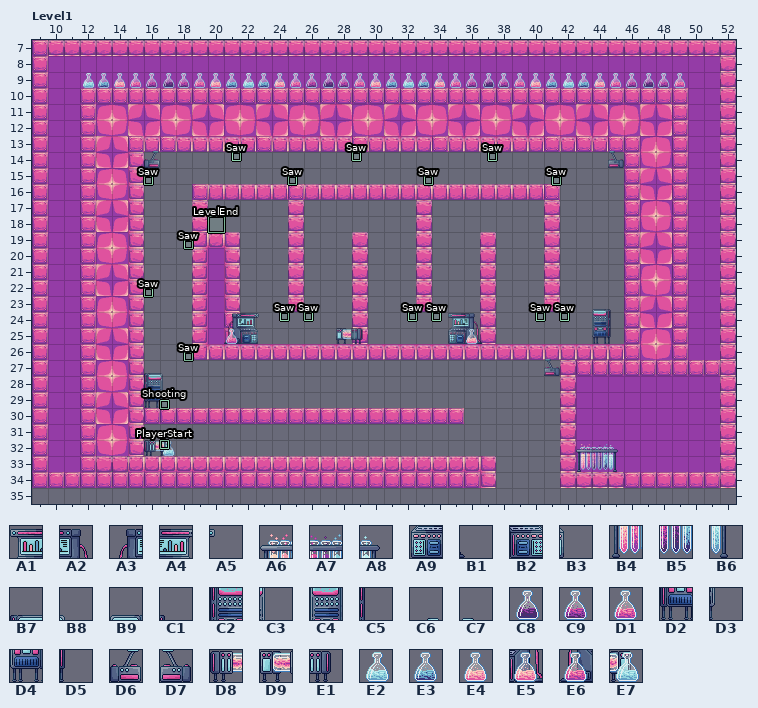
One commit to this LDtk project: Levels/World_4/Level_4-3.ldtk. That is the earlier state.
Cells are 32x32 px. Shown: Level1 x 9..52, y 7..35.
Key: from "Props": A1 0, A2 1, A3 3, A4 4, A5 5, A6 6, A7 7, A8 8, A9 16, B1 18, B2 20, B3 21, B4 22, B5 23, B6 24, B7 32, B8 33, B9 34, C1 35, C2 48, C3 49, C4 50, C5 51, C6 52, C7 53, C8 58, C9 59, D1 60, D2 64, D3 65, D4 66, D5 67, D6 68, D7 69, D8 70, D9 72, E1 73, E2 74, E3 75, E4 76, E5 17 under 76, E6 19 under 60, E7 71 under 74.
__ is an empty cell.
Objects are placed by their top-left corner, in cells (3,4 is the top-left corner of cell 3,4); size is 1x1 cell unless given.
Layers that did not change in this view are not listed.
Layer "Props" before, first column x 9:
 7 __ __ __ __ __ __ __ __ __ __ __ __ __ __ __ __ __ __ __ __ __ __ __ __ __ __ __ __ __ __ __ __ __ __ __ __ __ __ __ __ __ __ __ __
 8 __ __ __ __ __ __ __ __ __ __ __ __ __ __ __ __ __ __ __ __ __ __ __ __ __ __ __ __ __ __ __ __ __ __ __ __ __ __ __ __ __ __ __ __
 9 __ __ __ E2 E3 E4 D1 C9 C8 C9 D1 E4 E3 E2 E3 E4 D1 C9 C8 C9 D1 E4 E3 E2 E3 E4 D1 C9 C8 C9 D1 E4 E3 E2 E3 E4 D1 C9 C8 C9 D1 __ __ __
10 __ __ __ __ __ __ __ __ __ __ __ __ __ __ __ __ __ __ __ __ __ __ __ __ __ __ __ __ __ __ __ __ __ __ __ __ __ __ __ __ __ __ __ __
11 __ __ __ __ __ __ __ __ __ __ __ __ __ __ __ __ __ __ __ __ __ __ __ __ __ __ __ __ __ __ __ __ __ __ __ __ __ __ __ __ __ __ __ __
12 __ __ __ __ __ __ __ __ __ __ __ __ __ __ __ __ __ __ __ __ __ __ __ __ __ __ __ __ __ __ __ __ __ __ __ __ __ __ __ __ __ __ __ __
13 __ __ __ __ __ __ __ C6 __ __ __ __ __ __ __ __ __ __ __ __ __ __ __ __ __ __ __ __ __ __ __ __ __ __ __ __ C7 __ __ __ __ __ __ __
14 __ __ __ __ __ __ __ D6 __ __ __ __ __ __ __ __ __ __ __ __ __ __ __ __ __ __ __ __ __ __ __ __ __ __ __ __ D7 __ __ __ __ __ __ __
15 __ __ __ __ __ __ __ __ __ __ __ __ __ __ __ __ __ __ __ __ __ __ __ __ __ __ __ __ __ __ __ __ __ __ __ __ __ __ __ __ __ __ __ __
16 __ __ __ __ __ __ __ __ __ __ __ __ __ __ __ __ __ __ __ __ __ __ __ __ __ __ __ __ __ __ __ __ __ __ __ __ __ __ __ __ __ __ __ __
17 __ __ __ __ __ __ __ __ __ __ __ __ __ __ __ __ __ __ __ __ __ __ __ __ __ __ __ __ __ __ __ __ __ __ __ __ __ __ __ __ __ __ __ __
18 __ __ __ __ __ __ __ __ __ __ __ __ __ __ __ __ __ __ __ __ __ __ __ __ __ __ __ __ __ __ __ __ __ __ __ __ __ __ __ __ __ __ __ __
19 __ __ __ __ __ __ __ __ __ __ __ __ __ __ __ __ __ __ __ __ __ __ __ __ __ __ __ __ __ __ __ __ __ __ __ __ __ __ __ __ __ __ __ __
20 __ __ __ __ __ __ __ __ __ __ __ __ __ __ __ __ __ __ __ __ __ __ __ __ __ __ __ __ __ __ __ __ __ __ __ __ __ __ __ __ __ __ __ __
21 __ __ __ __ __ __ __ __ __ __ __ __ __ __ __ __ __ __ __ __ __ __ __ __ __ __ __ __ __ __ __ __ __ __ __ __ __ __ __ __ __ __ __ __
22 __ __ __ __ __ __ __ __ __ __ __ __ __ __ __ __ __ __ __ __ __ __ __ __ __ __ __ __ __ __ __ __ __ __ __ __ __ __ __ __ __ __ __ __
23 __ __ __ __ __ __ __ __ __ __ __ __ __ __ __ __ __ __ __ __ __ __ __ __ __ __ __ __ __ __ __ __ __ __ __ B9 C1 __ __ __ __ __ __ __
24 __ __ __ __ __ __ __ __ __ __ __ __ A3 A4 A5 __ __ __ __ __ __ __ __ __ __ __ A1 A2 __ __ __ __ __ __ __ C4 C5 __ __ __ __ __ __ __
25 __ __ __ __ __ __ __ __ __ __ __ __ E6 B2 B3 __ __ __ __ D9 E1 __ __ __ __ __ A9 E5 B1 __ __ __ __ __ __ D4 D5 __ __ __ __ __ __ __
26 __ __ __ __ __ __ __ __ __ __ __ __ __ __ __ __ __ __ __ __ __ __ __ __ __ __ __ __ __ __ __ __ C7 __ __ __ __ __ __ __ __ __ __ __
27 __ __ __ __ __ __ __ B7 B8 __ __ __ __ __ __ __ __ __ __ __ __ __ __ __ __ __ __ __ __ __ __ __ D7 __ __ __ __ __ __ __ __ __ __ __
28 __ __ __ __ __ __ __ C2 C3 __ __ __ __ __ __ __ __ __ __ __ __ __ __ __ __ __ __ __ __ __ __ __ __ __ __ __ __ __ __ __ __ __ __ __
29 __ __ __ __ __ __ __ D2 D3 __ __ __ __ __ __ __ __ __ __ __ __ __ __ __ __ __ __ __ __ __ __ __ __ __ __ __ __ __ __ __ __ __ __ __
30 __ __ __ __ __ __ __ __ __ __ __ __ __ __ __ __ __ __ __ __ __ __ __ __ __ __ __ __ __ __ __ __ __ __ __ __ __ __ __ __ __ __ __ __
31 __ __ __ __ __ __ __ __ __ __ __ __ __ __ __ __ __ __ __ __ __ __ __ __ __ __ __ __ __ __ __ __ __ __ __ __ __ __ __ __ __ __ __ __
32 __ __ __ __ __ __ __ D8 E7 __ __ __ __ __ __ __ __ __ __ __ __ __ __ __ __ __ __ __ __ __ __ __ __ __ A6 A7 A8 __ __ __ __ __ __ __
33 __ __ __ __ __ __ __ __ __ __ __ __ __ __ __ __ __ __ __ __ __ __ __ __ __ __ __ __ __ __ __ __ __ __ B4 B5 B6 __ __ __ __ __ __ __
34 __ __ __ __ __ __ __ __ __ __ __ __ __ __ __ __ __ __ __ __ __ __ __ __ __ __ __ __ __ __ __ __ __ __ __ __ __ __ __ __ __ __ __ __
35 __ __ __ __ __ __ __ __ __ __ __ __ __ __ __ __ __ __ __ __ __ __ __ __ __ __ __ __ __ __ __ __ __ __ __ __ __ __ __ __ __ __ __ __
Objects on layer "Entities" before:
"PlayerStart" rectangle at 17,32 size 0.5x0.5
"LevelEnd" rectangle at 20,18
"Shooting" rectangle at 17,29.5 size 0.5x0.5
"Saw" rectangle at 24.5,24 size 0.5x0.5
"Saw" rectangle at 26,24 size 0.5x0.5
"Saw" rectangle at 32.5,24 size 0.5x0.5
"Saw" rectangle at 34,24 size 0.5x0.5
"Saw" rectangle at 40.5,24 size 0.5x0.5
"Saw" rectangle at 42,24 size 0.5x0.5
"Saw" rectangle at 18.5,26.5 size 0.5x0.5
"Saw" rectangle at 16,22.5 size 0.5x0.5
"Saw" rectangle at 18.5,19.5 size 0.5x0.5
"Saw" rectangle at 16,15.5 size 0.5x0.5
"Saw" rectangle at 25,15.5 size 0.5x0.5
"Saw" rectangle at 29,14 size 0.5x0.5
"Saw" rectangle at 33.5,15.5 size 0.5x0.5
"Saw" rectangle at 37.5,14 size 0.5x0.5
"Saw" rectangle at 41.5,15.5 size 0.5x0.5
"Saw" rectangle at 21.5,14 size 0.5x0.5
Once edited:
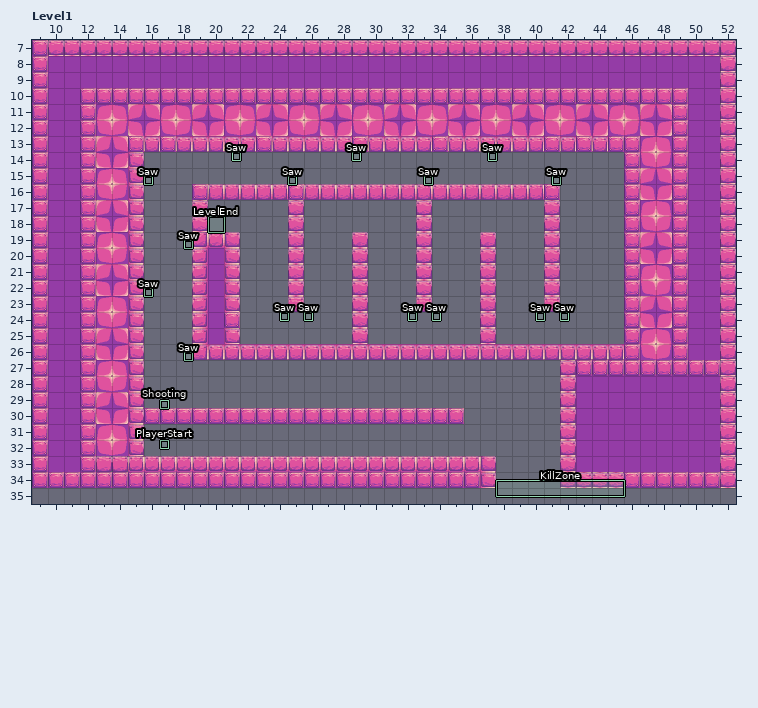
Difference:
Layer "Entities":
A new object: "KillZone" rectangle at 38,34.5 size 8x1.
Layer "Props" (removed):
The edit erases tile A1 in row 24 at x 35.
The edit erases tile A2 in row 24 at x 36.
The edit erases tile A3 in row 24 at x 21.
The edit erases tile A4 in row 24 at x 22.
The edit erases tile A5 in row 24 at x 23.
The edit erases tile A6 in row 32 at x 43.
The edit erases tile A7 in row 32 at x 44.
The edit erases tile A8 in row 32 at x 45.
The edit erases tile A9 in row 25 at x 35.
The edit erases tile B1 in row 25 at x 37.
The edit erases tile B2 in row 25 at x 22.
The edit erases tile B3 in row 25 at x 23.
The edit erases tile B4 in row 33 at x 43.
The edit erases tile B5 in row 33 at x 44.
The edit erases tile B6 in row 33 at x 45.
The edit erases tile B7 in row 27 at x 16.
The edit erases tile B8 in row 27 at x 17.
The edit erases tile B9 in row 23 at x 44.
The edit erases tile C1 in row 23 at x 45.
The edit erases tile C2 in row 28 at x 16.
The edit erases tile C3 in row 28 at x 17.
The edit erases tile C4 in row 24 at x 44.
The edit erases tile C5 in row 24 at x 45.
The edit erases tile C6 in row 13 at x 16.
The edit erases tile C7 in row 13 at x 45; in row 26 at x 41.
The edit erases tile C8 in row 9 at x 17, 27, 37 and 47.
The edit erases tile C9 in row 9 at x 16, 18, 26, 28, 36, 38, 46 and 48.
The edit erases tile D1 in row 9 at x 15, 19, 25, 29, 35, 39, 45 and 49.
The edit erases tile D2 in row 29 at x 16.
The edit erases tile D4 in row 25 at x 44.
The edit erases tile D5 in row 25 at x 45.
The edit erases tile D6 in row 14 at x 16.
The edit erases tile D7 in row 14 at x 45; in row 27 at x 41.
The edit erases tile D8 in row 32 at x 16.
The edit erases tile D9 in row 25 at x 28.
The edit erases tile E1 in row 25 at x 29.
The edit erases tile E2 in row 9 at x 12, 22, 32 and 42.
The edit erases tile E3 in row 9 at x 13, 21, 23, 31, 33, 41 and 43.
The edit erases tile E4 in row 9 at x 14, 20, 24, 30, 34, 40 and 44.
The edit erases tile E5 in row 25 at x 36.
The edit erases tile E6 in row 25 at x 21.
The edit erases tile E7 in row 32 at x 17.
